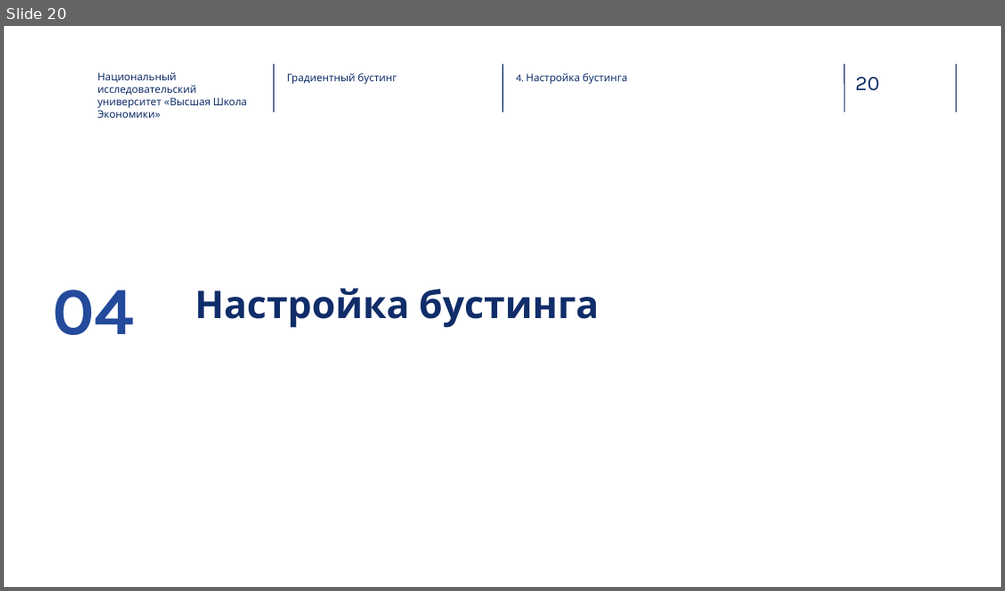
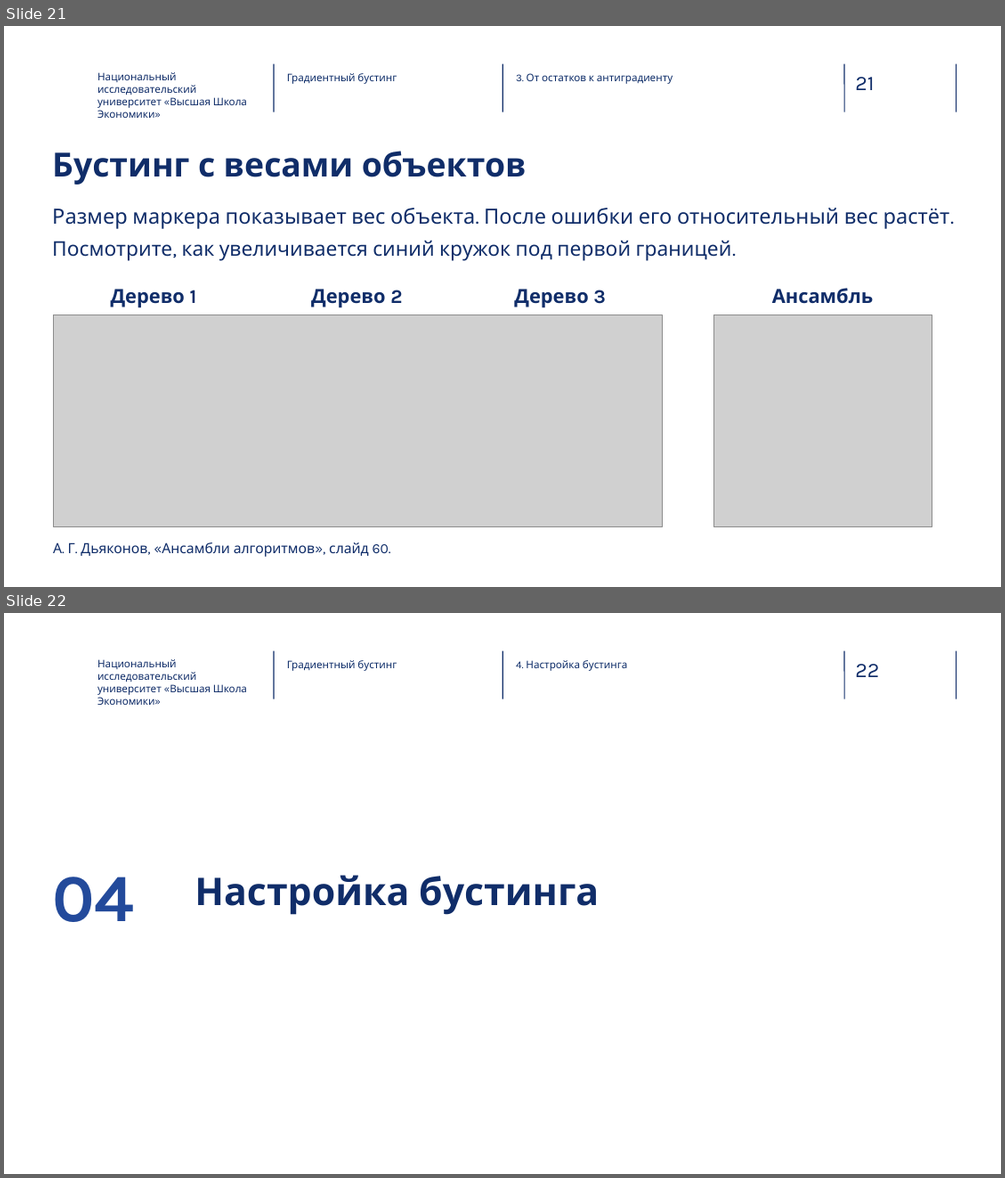
Before and after one commit to RAVasiliev/ML-FTiAD-2026, a slide deck: week09/source/lecture09.pptx. Shown one above the other, each under a label of ours: slide 20 before the commit, slides 21 and 22 after it. The pictures are 1005x591 and 1005x1178 pixels, drawn with LibreOffice and Linux fonts; fonts in the diff are those of the drawing; grey boxes stand for pictures; background and template pictures are left out. Boxes give left, top, right and bottom in pixels: in the first picture for what was removed or moved away, otherwise in the second. Text is boxed around its words. In the diff, an @@ line names an element or a change of style, - is before the commit and + after.

Commit message:
Обновить PowerPoint лекции о бустинге

```diff
--- a/week09/source/lecture09.pptx
+++ b/week09/source/lecture09.pptx
@@ slide 21 added at <box>4,26,1001,587</box>, background picture (left out); not listed: 5 template elements that a slide beside it also shows @@
@@ text added at <box>97,72,247,118</box>, 10 pt, text #0F2C68 @@
+Национальный исследовательский университет «Высшая Школа Экономики»
@@ text added at <box>287,73,396,84</box>, 10 pt, text #0E2D69 @@
+Градиентный бустинг
@@ text added at <box>516,73,672,84</box>, 10 pt, text #0E2D69 @@
+3. От остатков к антиградиенту
@@ title added at <box>52,151,526,184</box>, 32 pt, text #102D69, bold @@
+Бустинг с весами объектов
@@ text added at <box>52,208,950,229</box>, 20.2 pt, text #102D69 @@
+Размер маркера показывает вес объекта. После ошибки его относительный вес растёт.
@@ text added at <box>52,240,732,261</box>, 19.5 pt, text #102D69 @@
+Посмотрите, как увеличивается синий кружок под первой границей.
@@ text added at <box>111,289,197,308</box>, 18.8 pt, text #102D69, bold @@
+Дерево 1
@@ text added at <box>311,289,402,308</box>, 18.8 pt, text #102D69, bold @@
+Дерево 2
@@ text added at <box>514,289,606,308</box>, 18.8 pt, text #102D69, bold @@
+Дерево 3
@@ text added at <box>772,288,873,304</box>, 18.8 pt, text #102D69, bold @@
+Ансамбль
@@ picture added at <box>53,315,663,527</box> @@
@@ picture added at <box>713,315,932,527</box> @@
@@ text added at <box>53,542,391,556</box>, 13.5 pt, text #102D69 @@
+А. Г. Дьяконов, «Ансамбли алгоритмов», слайд 60.
@@ what was slide 20 is now slide 22 @@
@@ page number at <box>855,664,879,677</box>: text changed @@
-20
+22
```
Also in this commit, not shown: 2 slides changed, 4 other slides added, 3 slides removed.
